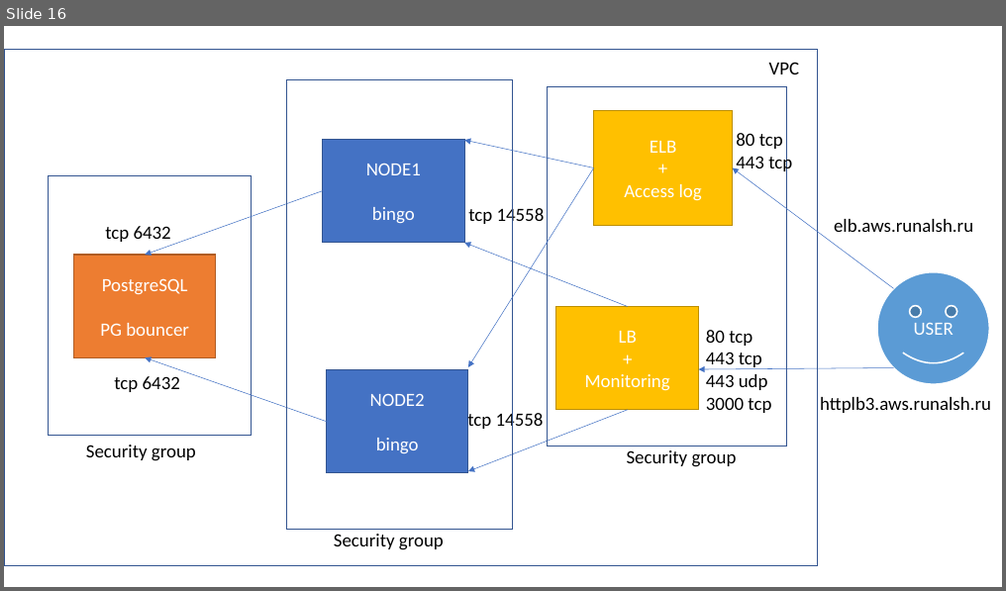
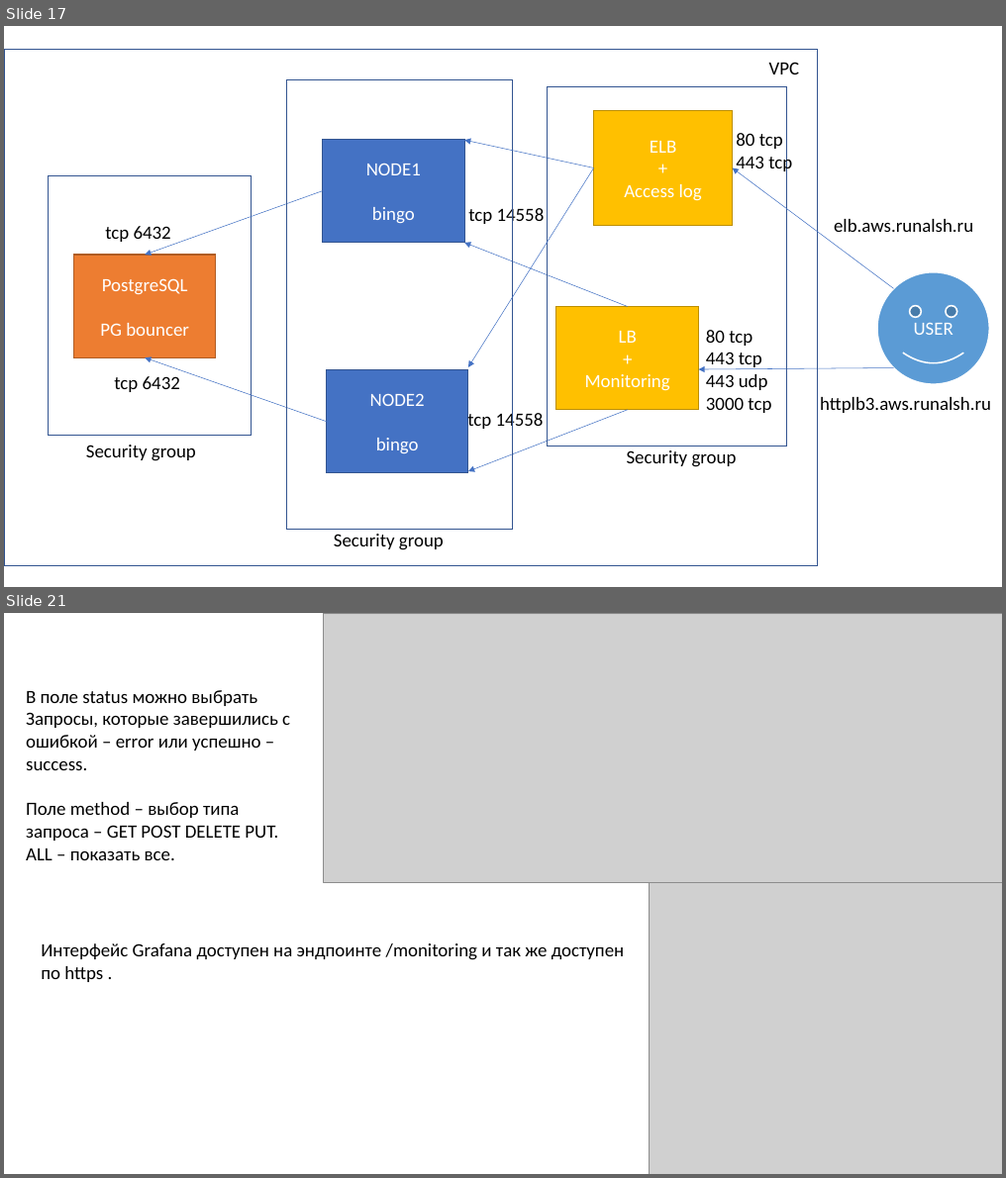
Before and after one commit to runalsh/yandex-young-devops-training, a slide deck: presentation.pptx. Shown one above the other, each under a label of ours: slide 16 before the commit, slides 17 and 21 after it; the slides between them are not shown. The pictures are 1006x591 and 1006x1178 pixels, drawn with LibreOffice and Linux fonts; fonts in the diff are those of the drawing; grey boxes stand for pictures. Boxes give left, top, right and bottom in pixels: in the first picture for what was removed or moved away, otherwise in the second. Text is boxed around its words. In the diff, an @@ line names an element or a change of style, - is before the commit and + after.

```diff
--- a/presentation.pptx
+++ b/presentation.pptx
@@ slide 21 added at [4,613,1002,1174], background #FFFFFF @@
@@ picture added at [323,613,1002,882] @@
@@ text added at [26,690,290,861], 18 pt, text #000000 @@
+В поле status можно выбрать
+Запросы, которые завершились с
+ошибкой – error или успешно – success.
+Поле method – выбор типа запроса – GET POST DELETE PUT. ALL – показать все.
@@ picture added at [649,882,1002,1174] @@
@@ text added at [41,944,624,982], 18 pt, text #000000 @@
+Интерфейс Grafana доступен на эндпоинте /monitoring и так же доступен
+по https .
@@ what was slide 16 is now slide 17 @@
```
Also in this commit, not shown: 1 slide changed, 7 other slides added, 4 slides removed, 19 other files.
